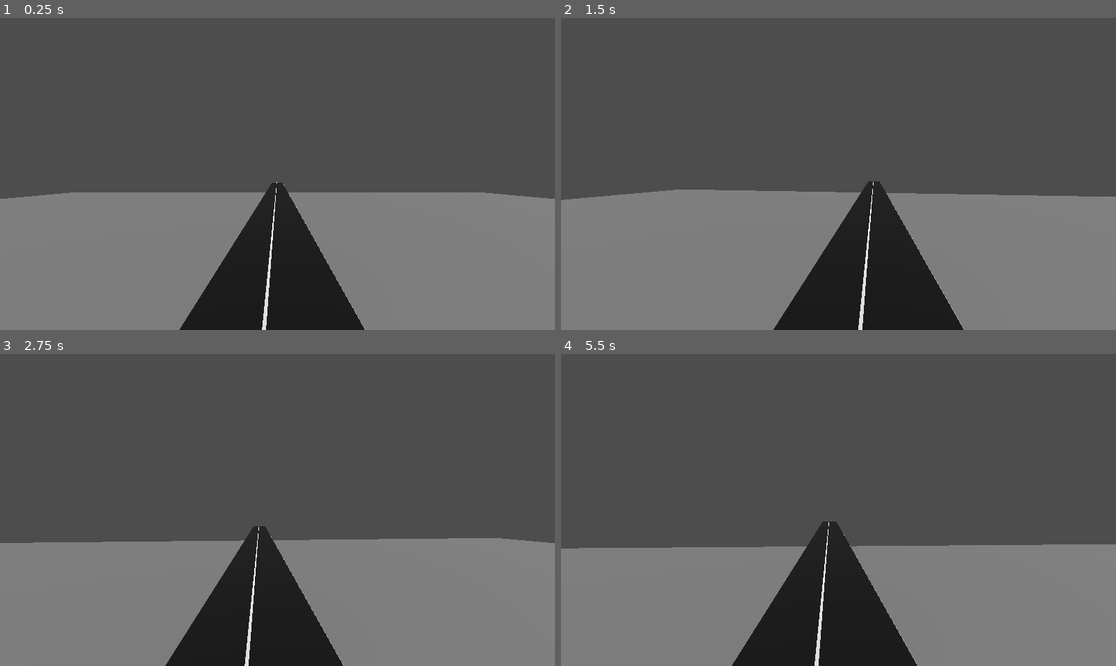
Above: before the commit, frames 1-4 (two rows, left to right).
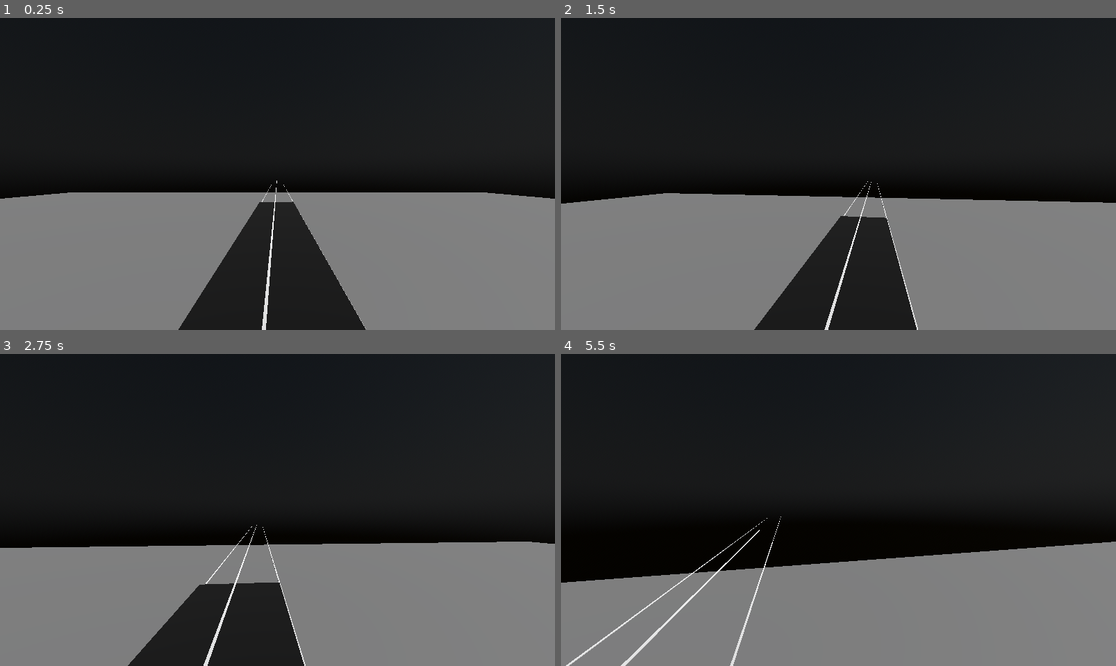
Above: after the commit, the same moments.

Repository: HarshMarcos/Indie-Horror-Game
Game: Godot game, scene res://Scenes/Main.tscn
Same seed, same stepped clock (60 frames per second), same inputs: the game is played once before the commit and once after it.
Inputs (mouse positions are in pixels of both pictures, inside the frame that each line leads up to):
- Up to frame 1 (0.25 s): no input
- Up to frame 2 (1.5 s): tap Enter at 0.5 s; move the mouse to (866, 174) at 0.52 s; hold Shift (sprint, bound only after the commit) 0.53-1.28 s; hold W (move_forward) from 0.53 s (still down); tap Space (jump, bound only after the commit) at 0.77, 0.8, 1.07, 1.35 s; move the mouse to (810, 174) at 1.27 s
- Up to frame 3 (2.75 s): keep holding W (move_forward); tap Space (jump, bound only after the commit) at 1.52, 1.82, 2.3 s; tap Shift (sprint, bound only after the commit) at 1.55 s; move the mouse to (288, 503) at 2.02 s; hold Shift (sprint, bound only after the commit) from 2.03 s (still down)
- Up to frame 4 (5.5 s): keep holding W (move_forward); move the mouse to (832, 516) at 2.77 s; release Shift (sprint, bound only after the commit) at 2.78 s; tap Shift (sprint, bound only after the commit) at 2.85, 4.35 s; tap Space (jump, bound only after the commit) at 3.02, 3.32, 3.6, 3.77, 4.07, 4.52, 4.82, 5.3 s; move the mouse to (877, 513) at 3.52 s; tap Escape (ui_cancel) at 4.15 s; move the mouse to (794, 506) at 4.27 s; move the mouse to (844, 510) at 5.02 s; hold Shift (sprint, bound only after the commit) from 5.03 s (still down)

The runs differ from the first frame. In frame 1, 56% of the frame differs, in the area x 0-100%, y 0-100%; in frame 2, 61%; in frame 3, 65%; in frame 4, 75%.

Commit message:
Build reusable road system

Diff:
--- a/Scenes/Main.tscn
+++ b/Scenes/Main.tscn
@@ -9,21 +9,43 @@
 [sub_resource type="BoxShape3D" id="BoxShape3D_r150o"]
 size = Vector3(100, 0.1, 100)
 
+[sub_resource type="PhysicalSkyMaterial" id="PhysicalSkyMaterial_idj7w"]
+
+[sub_resource type="Sky" id="Sky_kln2b"]
+sky_material = SubResource("PhysicalSkyMaterial_idj7w")
+
+[sub_resource type="Environment" id="Environment_rgh2o"]
+background_mode = 2
+sky = SubResource("Sky_kln2b")
+
 [node name="Main" type="Node3D"]
 transform = Transform3D(1, 0, 0, 0, 1, 0, 0, 0, 1, -0.393156, 1.50111, -0.719669)
 
 [node name="Player" parent="." instance=ExtResource("1_r150o")]
 
-[node name="Ground" type="MeshInstance3D" parent="."]
+[node name="World" type="Node3D" parent="."]
+
+[node name="Environment" type="Node3D" parent="World"]
+
+[node name="Ground" type="MeshInstance3D" parent="World/Environment"]
 mesh = SubResource("PlaneMesh_r150o")
+skeleton = NodePath("../../..")
 
-[node name="StaticBody3D" type="StaticBody3D" parent="Ground"]
+[node name="StaticBody3D" type="StaticBody3D" parent="World/Environment/Ground"]
 
-[node name="CollisionShape3D" type="CollisionShape3D" parent="Ground/StaticBody3D"]
+[node name="CollisionShape3D" type="CollisionShape3D" parent="World/Environment/Ground/StaticBody3D"]
 shape = SubResource("BoxShape3D_r150o")
 
-[node name="DirectionalLight3D" type="DirectionalLight3D" parent="."]
+[node name="Road" parent="World/Environment" instance=ExtResource("2_idj7w")]
+transform = Transform3D(1, 0, 0, 0, 1, 0, 0, 0, 1, 0, 0.11, 0)
+
+[node name="DirectionalLight3D" type="DirectionalLight3D" parent="World/Environment"]
 transform = Transform3D(0.707107, -0.5, 0.5, 0, 0.707107, 0.707107, -0.707107, -0.5, 0.5, 0, 0, 0)
 
-[node name="Road" parent="." instance=ExtResource("2_idj7w")]
-transform = Transform3D(1, 0, 0, 0, 1, 0, 0, 0, 1, 0, 0.11, 0)
+[node name="Road2" parent="World/Environment" instance=ExtResource("2_idj7w")]
+transform = Transform3D(1, 0, 0, 0, 1, 0, 0, 0, 1, 0, 0.11, -20)
+
+[node name="WorldEnvironment" type="WorldEnvironment" parent="."]
+environment = SubResource("Environment_rgh2o")
+
+[node name="Props" type="Node3D" parent="."]
--- a/Scenes/Road.tscn
+++ b/Scenes/Road.tscn
@@ -4,10 +4,10 @@
 albedo_color = Color(0, 0, 0, 1)
 
 [sub_resource type="BoxMesh" id="BoxMesh_qp187"]
-size = Vector3(5, 0.1, 200)
+size = Vector3(5, 0.1, 20)
 
 [sub_resource type="BoxShape3D" id="BoxShape3D_qp187"]
-size = Vector3(6, 0.2, 100)
+size = Vector3(5, 0.1, 20)
 
 [sub_resource type="BoxMesh" id="BoxMesh_b2mj0"]
 size = Vector3(0.1, 0.02, 200)
--- /dev/null
+++ b/Scenes/Terrain.tscn
@@ -0,0 +1,3 @@
+[gd_scene format=3 uid="uid://dmrfkpr5kqoia"]
+
+[node name="Terrain" type="Node3D"]
--- /dev/null
+++ b/Scenes/Tree.tscn
@@ -0,0 +1,3 @@
+[gd_scene format=3 uid="uid://ur80icbyulok"]
+
+[node name="Tree" type="Node3D"]
--- a/Script/player.gd
+++ b/Script/player.gd
@@ -1,18 +1,22 @@
 extends CharacterBody3D
 
-const SPEED = 5.0
+const WALK_SPEED = 5.0
+const SPRINT_SPEED = 9.0
 
 const MOUSE_SENSITIVITY = 0.003
 
 @onready var head = $Head
 @onready var camera = $Head/Camera3D
 
+const JUMP_VELOCITY = 4.5
+
+var gravity = ProjectSettings.get_setting("physics/3d/default_gravity")
 
 func _ready():
 	Input.set_mouse_mode(Input.MOUSE_MODE_CAPTURED)
 
 func _unhandled_input(event):
-	if event is InputEventMouseMotion:
+	if event is InputEventMouseMotion and Input.mouse_mode == Input.MOUSE_MODE_CAPTURED:
 		rotate_y(-event.relative.x * MOUSE_SENSITIVITY)
 
 		head.rotate_x(-event.relative.y * MOUSE_SENSITIVITY)
@@ -23,7 +27,21 @@
 			deg_to_rad(80)
 		)
 
-func _physics_process(_delta):
+	if event.is_action_pressed("ui_cancel"):
+		Input.mouse_mode = Input.MOUSE_MODE_VISIBLE
+
+	if event is InputEventMouseButton and event.pressed:
+		Input.mouse_mode = Input.MOUSE_MODE_CAPTURED
+
+func _physics_process(delta):
+	# Gravity
+	if not is_on_floor():
+		velocity.y -= gravity * delta
+
+	# Jump
+	if Input.is_action_just_pressed("jump") and is_on_floor():
+		velocity.y = JUMP_VELOCITY
+
 	var input := Vector2.ZERO
 
 	if Input.is_action_pressed("move_forward"):
@@ -40,7 +58,13 @@
 
 	input = input.normalized()
 
-	velocity.x = input.x * SPEED
-	velocity.z = input.y * SPEED
+	var direction = (transform.basis * Vector3(input.x, 0, input.y)).normalized()
+
+	var speed = WALK_SPEED
+	if Input.is_action_pressed("sprint"):
+		speed = SPRINT_SPEED
+
+	velocity.x = direction.x * speed
+	velocity.z = direction.z * speed
 
 	move_and_slide()
--- a/project.godot
+++ b/project.godot
@@ -37,6 +37,16 @@
 "events": [Object(InputEventKey,"resource_local_to_scene":false,"resource_name":"","device":-1,"window_id":0,"alt_press …(192 unchanged characters)…
 ]
 }
+sprint={
+"deadzone": 0.2,
+"events": [Object(InputEventKey,"resource_local_to_scene":false,"resource_name":"","device":-1,"window_id":0,"alt_pressed":false,"shift_pressed":false,"ctrl_pressed":false,"meta_pressed":false,"pressed":false,"keycode":0,"physical_keycode":4194325,"key_label":0,"unicode":0,"location":0,"echo":false,"script":null)
+]
+}
+jump={
+"deadzone": 0.2,
+"events": [Object(InputEventKey,"resource_local_to_scene":false,"resource_name":"","device":-1,"window_id":0,"alt_pressed":false,"shift_pressed":false,"ctrl_pressed":false,"meta_pressed":false,"pressed":false,"keycode":0,"physical_keycode":32,"key_label":0,"unicode":32,"location":0,"echo":false,"script":null)
+]
+}
 
 [rendering]
 
Not shown: 1 places in Scenes/Main.tscn that only renumber resources
